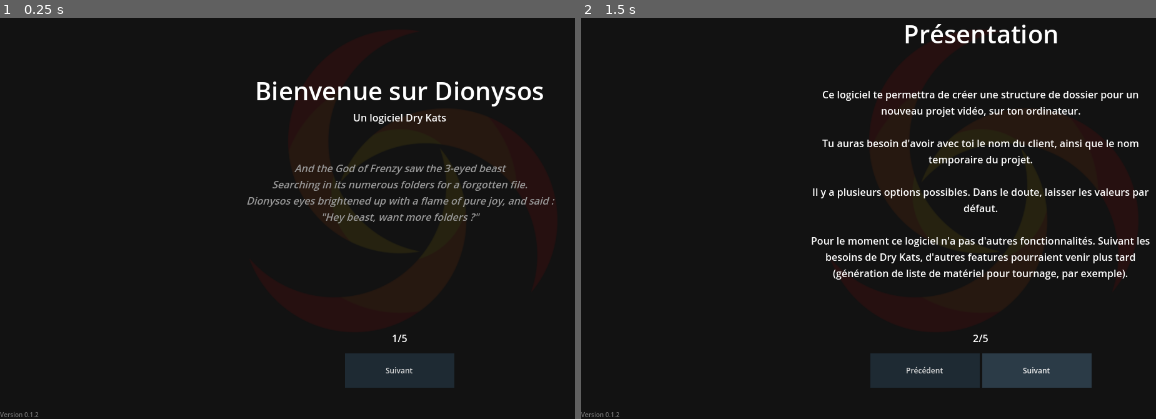
Above: before the commit, frames 1-2 (left to right).
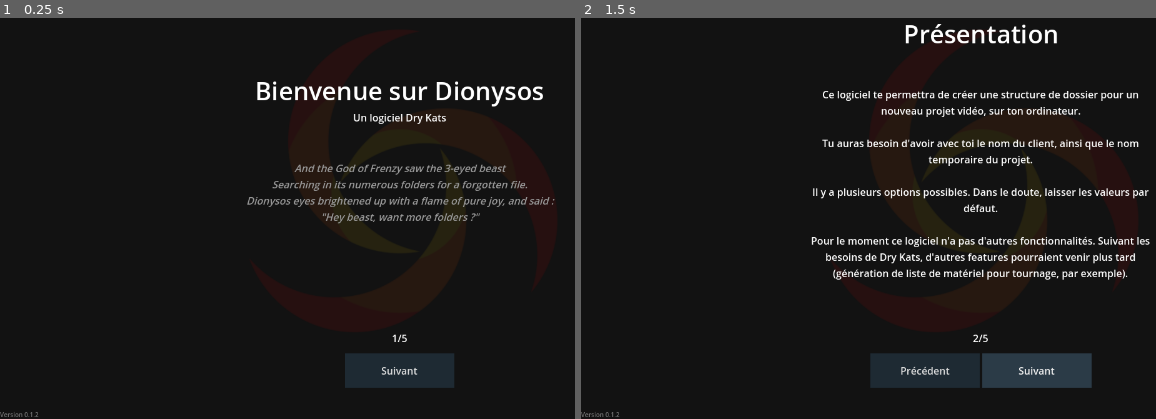
Above: after the commit, the same moments.

Repository: lutzilutz/Dionysos
Game: Godot game, scene res://scenes/main.tscn
Same seed, same stepped clock (60 frames per second), same inputs: the game is played once before the commit and once after it.
Inputs:
- Up to frame 1 (0.25 s): no input
- Up to frame 2 (1.5 s): click "Sélectionner un dossier" at 0.5 s; click "Suivant" at 1.25 s

The runs differ from the first frame. In frame 1, less than 0.1% of the frame differs, in the area x 66-73%, y 87-90%; in frame 2, 0.2%, in the area x 55-83%, y 87-90%.

Commit message:
Cleaned last commit

Diff:
--- a/scenes/tutorial/tutorial.tscn
+++ b/scenes/tutorial/tutorial.tscn
@@ -88,12 +88,14 @@
 layout_mode = 2
 size_flags_horizontal = 3
 theme = ExtResource("8_ha56g")
+theme_override_font_sizes/font_size = 16
 text = "Précédent"
 
 [node name="NextButton" type="Button" parent="VBoxContainer/MarginContainer/CenterContainer/Buttons"]
 custom_minimum_size = Vector2(175, 0)
 layout_mode = 2
 theme = ExtResource("8_ha56g")
+theme_override_font_sizes/font_size = 16
 text = "Suivant"
 
 [connection signal="pressed" from="VBoxContainer/MarginContainer/CenterContainer/Buttons/PreviousButton" to="." method="_on_previous_button_pressed"]
